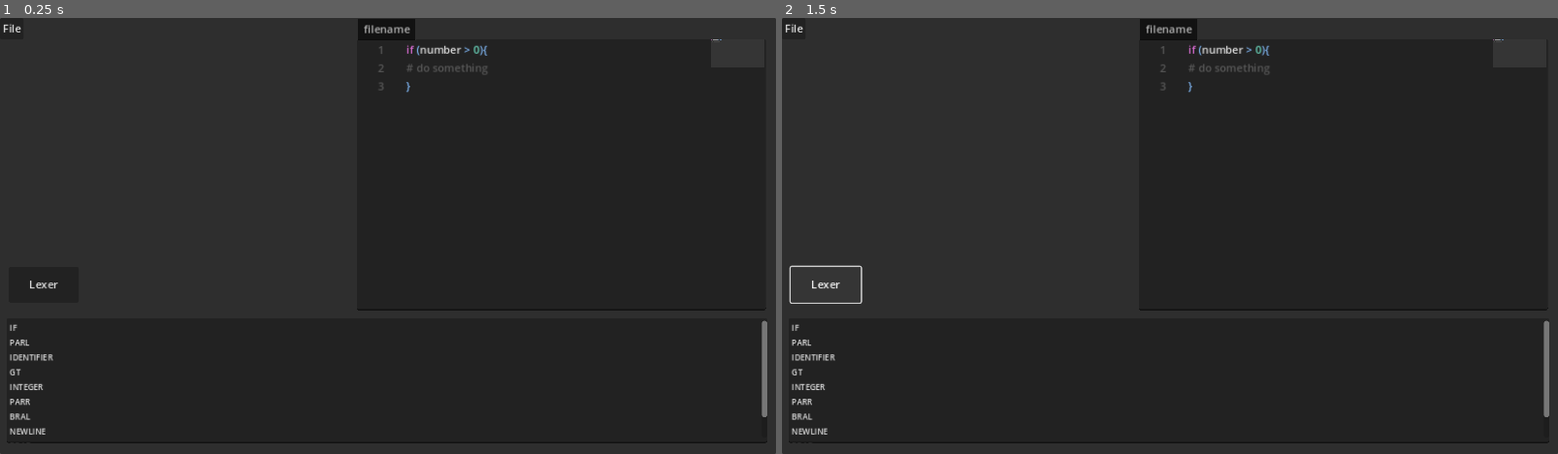
Above: before the commit, frames 1-2 (left to right).
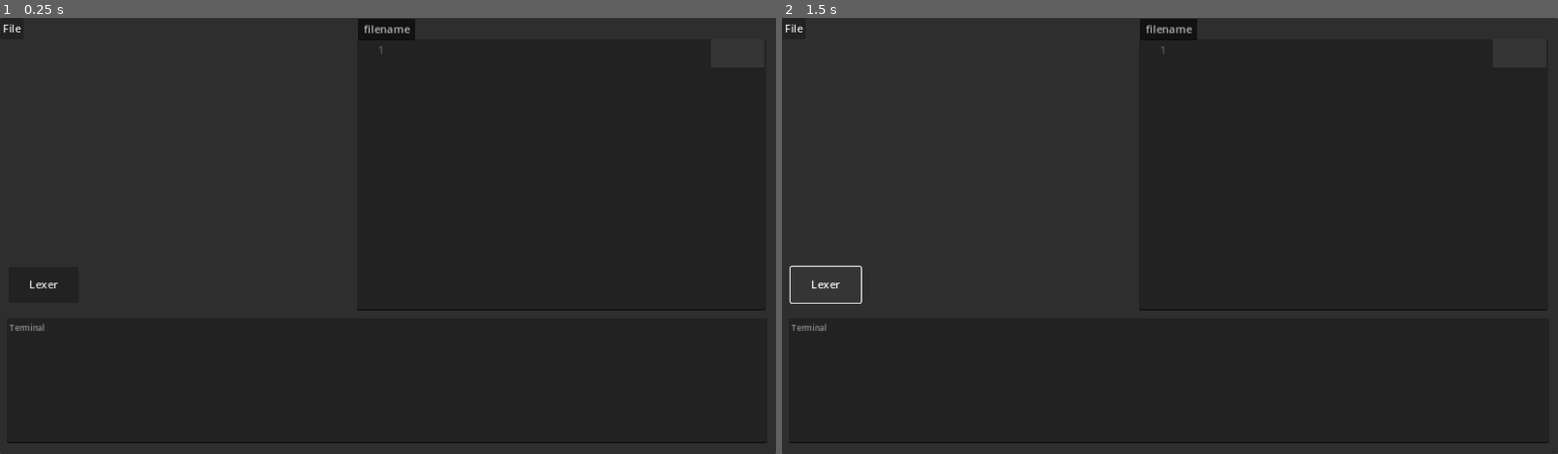
Above: after the commit, the same moments.

Repository: AlfredoAG025/MiniCompiler
Game: Godot game, scene res://scenes/compiler.tscn
Same seed, same stepped clock (60 frames per second), same inputs: the game is played once before the commit and once after it.
Inputs:
- Up to frame 1 (0.25 s): no input
- Up to frame 2 (1.5 s): click "Lexer" at 0.5 s; click "Lexer" at 1.25 s

The runs differ from the first frame. In frame 1, 0.7% of the frame differs, in the area x 1-99%, y 4-98%; in frame 2, 0.7%.

Commit message:
Fixing Lexer Error
- Comments
- White Spaces & Tabs
- Lexemes
- Edited token types enum

Diff:
--- a/resources/CodeHighlighter.tres
+++ b/resources/CodeHighlighter.tres
@@ -12,5 +12,5 @@
 }
 color_regions = {
 "\" \"": Color(0.831373, 0.654902, 0.537255, 1),
-"#": Color(0.345098, 0.345098, 0.345098, 1)
+"#": Color(0.29219, 0.29219, 0.29219, 1)
 }
--- a/scenes/compiler.tscn
+++ b/scenes/compiler.tscn
@@ -36,9 +36,6 @@
 grow_horizontal = 2
 grow_vertical = 2
 size_flags_horizontal = 0
-text = "if (number > 0){
-# do something
-}"
 syntax_highlighter = ExtResource("1_tdhs6")
 minimap_draw = true
 symbol_lookup_on_click = true
@@ -123,6 +120,7 @@
 size = Vector2i(200, 100)
 dialog_text = "File Saved!"
 
+[connection signal="text_changed" from="Panel/CodeEdit" to="Lexer" method="_on_code_edit_text_changed"]
 [connection signal="pressed" from="Panel/Lexer" to="Lexer" method="_on_lexer_pressed"]
 [connection signal="id_pressed" from="Panel/MenuBar/File" to="." method="_on_file_id_pressed"]
 [connection signal="file_selected" from="FileDialog" to="." method="_on_file_dialog_file_selected"]
--- a/scripts/Lexer.gd
+++ b/scripts/Lexer.gd
@@ -9,48 +9,46 @@
 var current_character : String
 var current_position : int
 
-func _process(delta):
-	# lexer()
-	pass
-
 func _ready():
 	lexer()
 	pass
 
+# make tokens
 func lexer():
 	terminal.text = ""
 	init(code_edit.text)
 
 	var token : Token = self.get_token()
-	if token != null:
+	if token !=null:
 		while token.kind != TokenType.token_types.EOF:
-			terminal.text += str(TokenType.token_types.find_key(token.kind))
+			terminal.text += str(token)
 			terminal.text += '\n'
 			token = self.get_token()
+
 			if token == null:
 				break;
 	else:
-		abort(self.current_character)
+		abort(current_character)
 
-func init(source : String):
-	self.source = source + '\n'
+# get the first character
+func init(src : String):
+	self.source = src
 	self.current_character = ''
 	self.current_position = -1
 	nextChar()
-	pass
 
 # asking for the next character
 func nextChar():
 	self.current_position += 1
 	if self.current_position >= len(self.source):
-		self.current_character = 'EOF' # EOF
+		self.current_character = '@EOF'
 	else:
 		self.current_character = self.source[self.current_position]
 
 # look at the next position
 func peek():
 	if self.current_position + 1 >= len(self.source):
-		return 'EOF'
+		return '@EOF'
 	return self.source[self.current_position + 1]
 
 # If token is not recognitze, send error message
@@ -65,7 +63,7 @@
 # Handle comments
 func skip_comment():
 	if self.current_character == '#':
-		while self.current_character != '\n':
+		while self.current_character != '\n' and self.current_character != '@EOF':
 			self.nextChar()
 
 # Handle tokens
@@ -76,6 +74,8 @@
 	var token : Token = null
 
 	match self.current_character:
+		'\n':
+			token = Token.new('"New Line"', TokenType.token_types.NL)
 		';':
 			token = Token.new(self.current_character, TokenType.token_types.SEMICOLON)
 		'+':
@@ -86,8 +86,6 @@
 			token = Token.new(self.current_character, TokenType.token_types.ASTERISK)
 		'/':
 			token = Token.new(self.current_character, TokenType.token_types.SLASH)
-		'\n':
-			token = Token.new(self.current_character, TokenType.token_types.NEWLINE)
 		'(':
 			token = Token.new(self.current_character, TokenType.token_types.PARL)
 		')':
@@ -96,7 +94,7 @@
 			token = Token.new(self.current_character, TokenType.token_types.BRAL)
 		'}':
 			token = Token.new(self.current_character, TokenType.token_types.BRAR)
-		'EOF':
+		'@EOF':
 			token = Token.new(self.current_character, TokenType.token_types.EOF)
 		'=':
 			if self.peek() == '=':
@@ -136,8 +134,8 @@
 					self.abort("Illegal character in string.")
 					break;
 				self.nextChar()
-			var tokenText = self.source.substr(startPos, self.current_position)
-			token = Token.new(tokenText, TokenType.token_types.CHARS)
+			var tokenText = self.source.substr(startPos, self.current_position - startPos)
+			token = Token.new(tokenText, TokenType.token_types.STRING)
 		_:
 			if current_character.is_valid_int():
 				var startPos = self.current_position
@@ -148,13 +146,13 @@
 
 					# Must have at least one digit after decimal
 					if not self.peek().is_valid_int():
-						self.abort("Illegal character in number.")
+						self.abort("Illegal character in double.")
 					while self.peek().is_valid_int():
 						self.nextChar()
-					var tokenText = self.source.substr(startPos, current_position + 1)
+					var tokenText = self.source.substr(startPos, current_position - startPos + 1)
 					token = Token.new(tokenText, TokenType.token_types.DECIMAL)
 				else:
-					var tokenText = self.source.substr(startPos, current_position + 1)
+					var tokenText = self.source.substr(startPos, current_position - startPos + 1)
 					token = Token.new(tokenText, TokenType.token_types.INTEGER)
 			elif current_character.is_valid_identifier():
 				var startPos = self.current_position
@@ -162,7 +160,7 @@
 					self.nextChar()
 
 				# Check if the token is in the list of keywords.
-				var tokenText = self.source.substr(startPos, self.current_position + 1)
+				var tokenText = self.source.substr(startPos, self.current_position - startPos + 1)
 				var keyword = Token.is_valid_keyword(tokenText)
 				if keyword == null: # Identifier
 					token = Token.new(tokenText, TokenType.token_types.IDENTIFIER)
@@ -171,8 +169,16 @@
 			else:
 				# Unknown token!
 				abort(self.current_character)
+	if token != null:
+		token.position = current_position
 	self.nextChar()
 	return token
 
 func _on_lexer_pressed():
 	lexer()
+
+
+
+func _on_code_edit_text_changed():
+	#lexer()
+	pass
--- a/scripts/Token.gd
+++ b/scripts/Token.gd
@@ -4,10 +4,14 @@
 
 var text : String
 var kind : int
+var position : int
 
 func _init(tokenText, tokenKind):
 	text = tokenText
 	kind = tokenKind
+
+func _to_string():
+	return "lexeme: %s, type: %s, position: %d" % [text, TokenType.token_types.find_key(kind), position]
 
 static func is_valid_keyword(tokenText : String):
 	for token_kind in TokenType.token_types:
--- a/scripts/TokenType.gd
+++ b/scripts/TokenType.gd
@@ -2,9 +2,9 @@
 
 class_name TokenType
 
-enum token_types {EOF = -1, NEWLINE = 0, IDENTIFIER = 1, INTEGER = 2, DECIMAL = 3, CHARS = 4, SEMICOLON = 5
+enum token_types {EOF = -1, NL = 0, IDENTIFIER = 1, INTEGER = 2, DECIMAL = 3, STRING = 4, SEMICOLON = 5
 # keywords
-, IF = 101, ELSE = 102, WHILE = 103, PRINT = 104
+, INT = 101, DOUBLE = 102, CHARS = 103, IF = 104, ELSE = 105, WHILE = 106, PRINT = 107
 # operators
 , EQ = 201, PLUS = 202, MINUS = 203, ASTERISK = 204, SLASH = 205, EQEQ = 206, NOTEQ = 207, LT = 208, LTEQ = 209
 , GT = 210, GTEQ = 211, BRAL = 212, BRAR = 213, PARL = 214, PARR = 215
